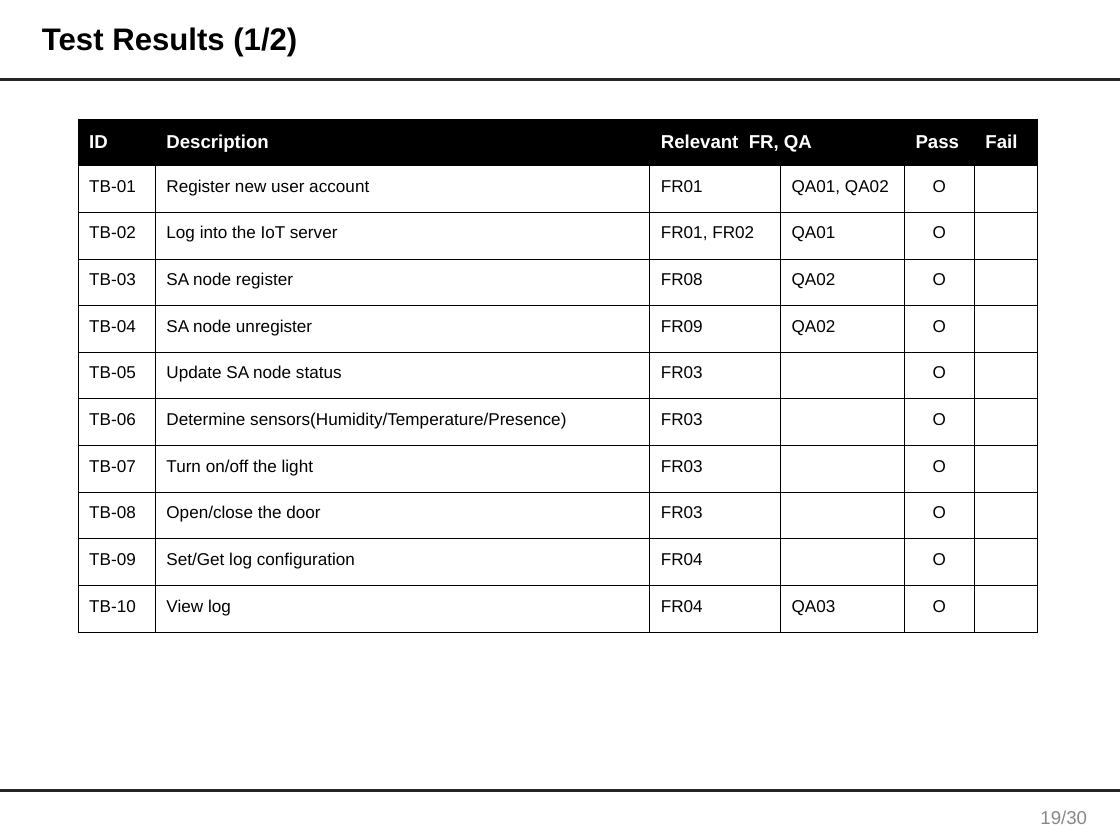
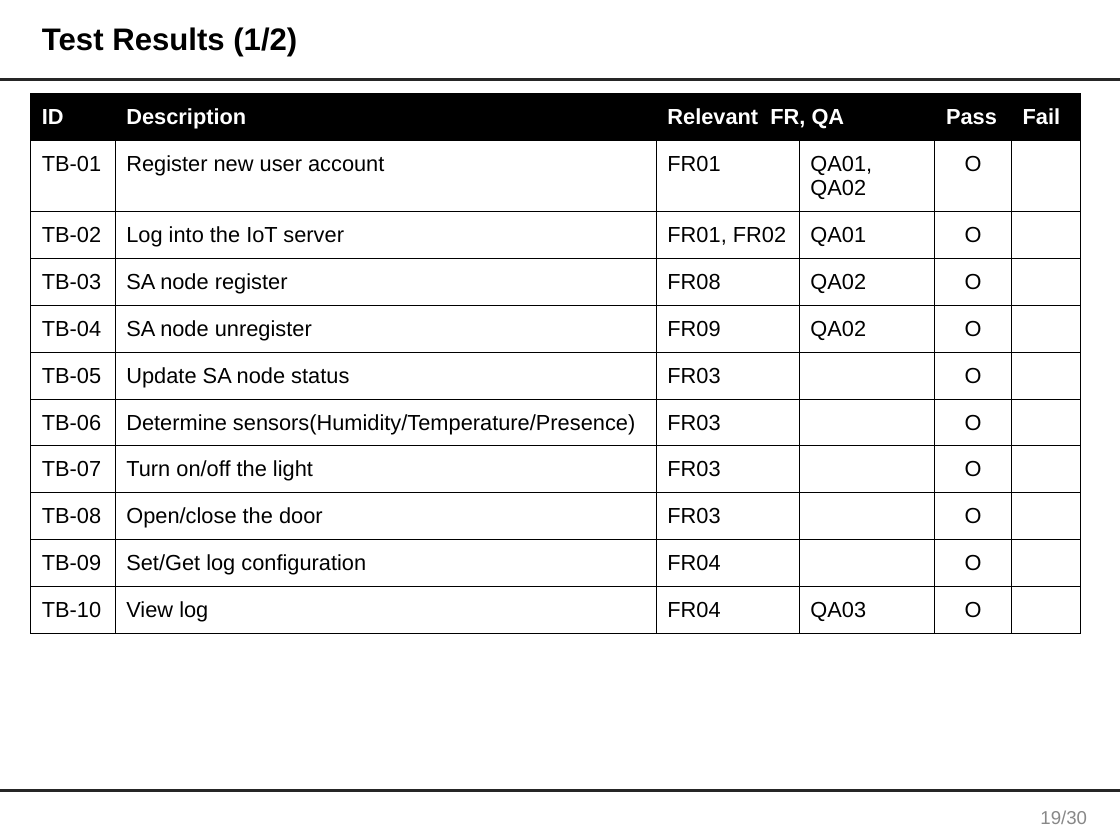
Before and after one commit to junggil/2015_CMU_StudioProject, a slide deck: slide 20 of DOCS/2015-06-24/Team1 Final presentation V0.1.pptx. Drawn at 1120x840 pixels with LibreOffice and Linux fonts; fonts in the diff are those of the drawing. Boxes give left, top, right and bottom in pixels: in the first picture for what was removed or moved away, otherwise in the second. Text is boxed around its words. In the diff, an @@ line names an element or a change of style, - is before the commit and + after.

```diff
--- a/DOCS/2015-06-24/Team1 Final presentation V0.1.pptx
+++ b/DOCS/2015-06-24/Team1 Final presentation V0.1.pptx
@@ table at (30, 94, 1080, 654) @@
@@ size 12 to 14 pt in "ID", "Description", "Relevant FR, QA", "Pass" and 1 more places @@
@@ size 11 to 14 pt @@
@@ table: place and size @@
-table at (78, 119, 1037, 632)
+table at (30, 94, 1080, 654)
```
Also in this commit, not shown: 2 other slides changed.
